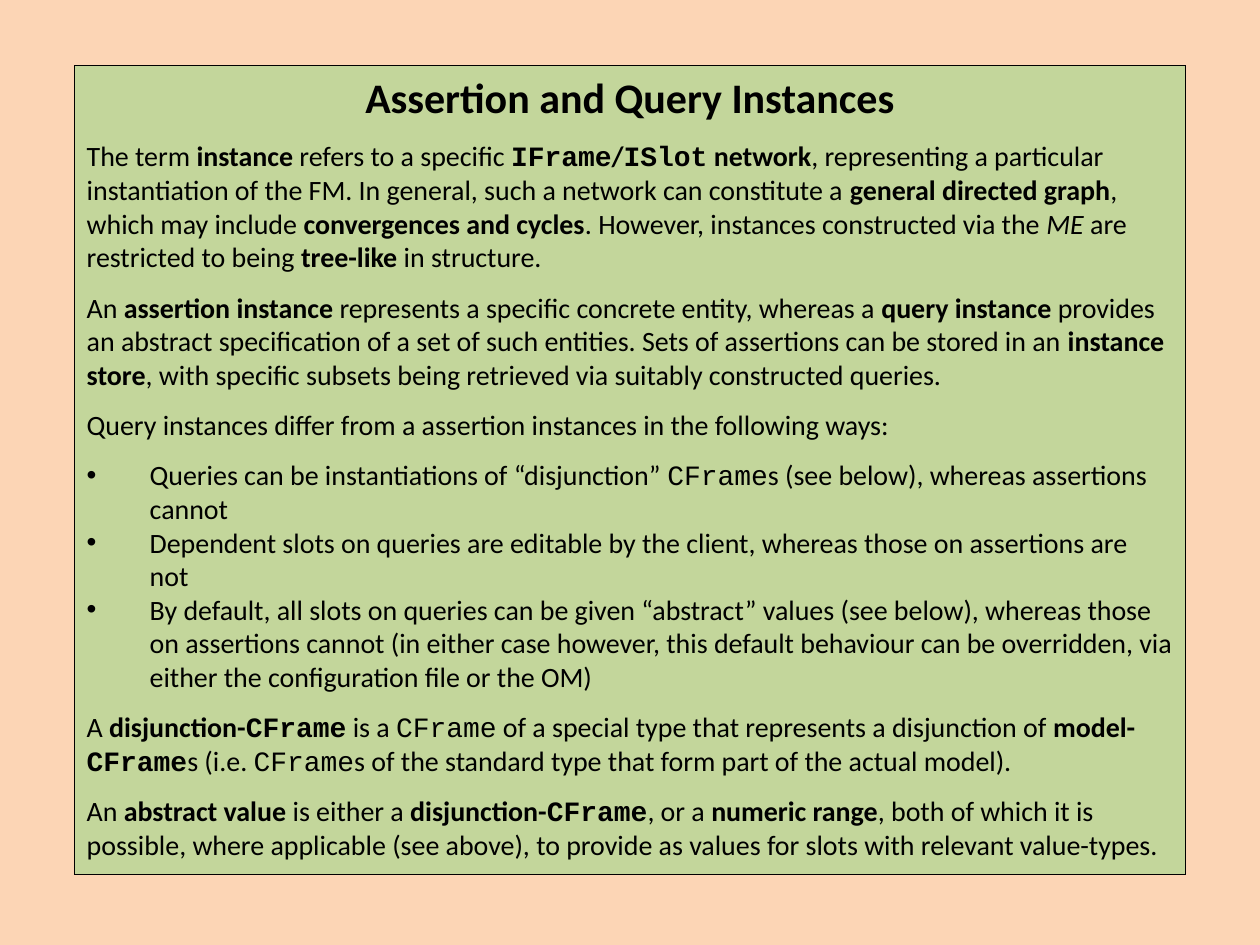
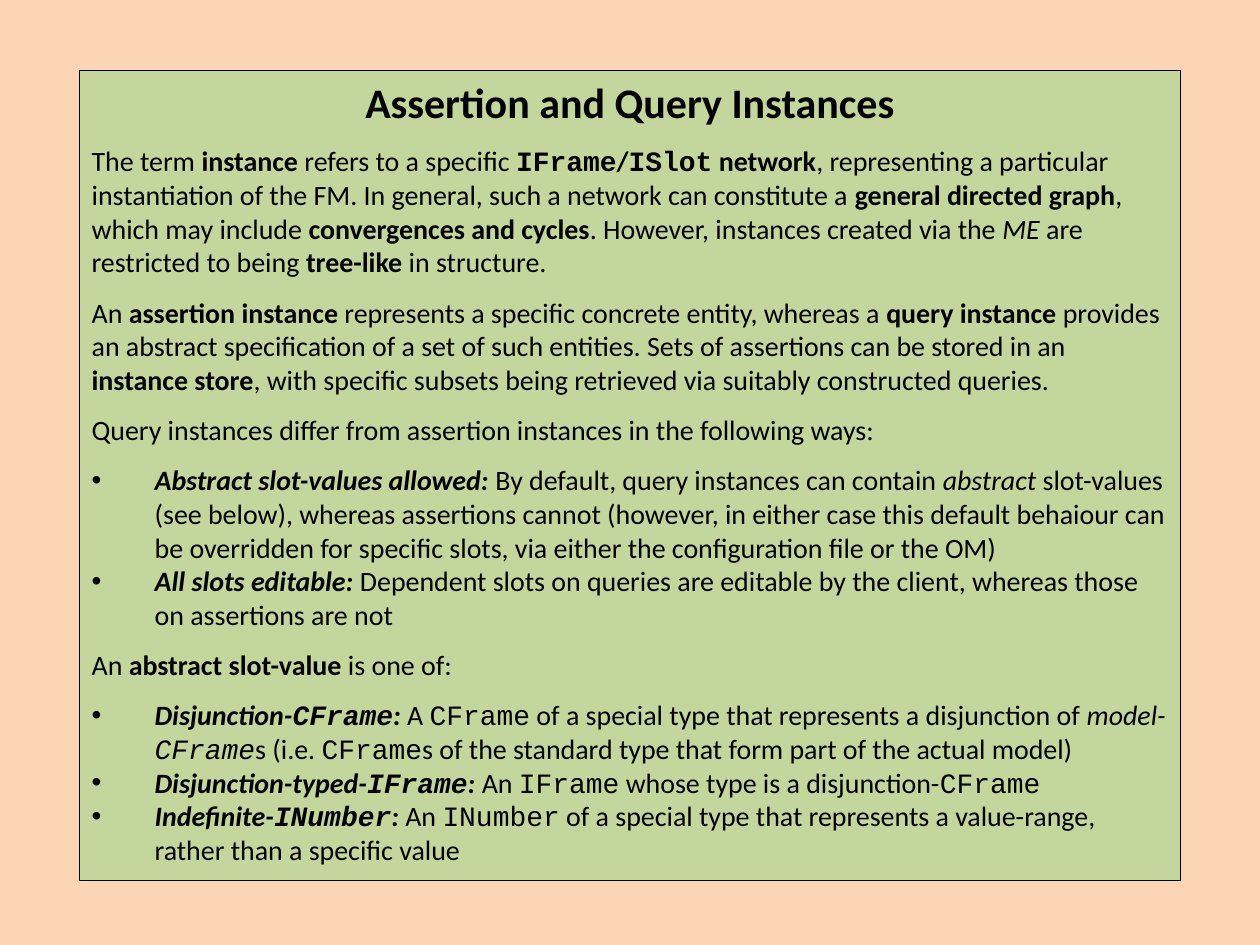
Before and after one commit to colin-puleston/mekon-hobo, a slide deck: slide 30 of docs/MEKON-HOBO Introductory Tutorial.pptx (slide 29 before the commit). Drawn at 1260x945 pixels with LibreOffice and Linux fonts; fonts in the diff are those of the drawing. Boxes give left, top, right and bottom in pixels: in the first picture for what was removed or moved away, otherwise in the second. Text is boxed around its words. In the diff, an @@ line names an element or a change of style, - is before the commit and + after.

```diff
--- a/docs/MEKON-HOBO Introductory Tutorial.pptx
+++ b/docs/MEKON-HOBO Introductory Tutorial.pptx
@@ rectangle "Assertion and Query Instances": place and size @@
-rectangle "Assertion and Query Instances" at [74, 66, 1186, 874]
+rectangle "Assertion and Query Instances" at [79, 71, 1181, 881]
@@ text in rectangle at [92, 151, 1123, 277]: text changed @@
-The term instance refers to a specific IFrame/ISlot network, representing a particular instantiation of the FM. In general, such a network can constitute a general directed graph, which may include convergences and cycles. However, instances constructed via the ME are restricted to being tree-like in structure.
+The term instance refers to a specific IFrame/ISlot network, representing a particular instantiation of the FM. In general, such a network can constitute a general directed graph, which may include convergences and cycles. However, instances created via the ME are restricted to being tree-like in structure.
@@ text in rectangle at [92, 420, 1166, 865]: text changed @@
-Query instances differ from a assertion instances in the following ways:
-• Queries can be instantiations of “disjunction” CFrames (see below), whereas assertions cannot
-• Dependent slots on queries are editable by the client, whereas those on assertions are not
-• By default, all slots on queries can be given “abstract” values (see below), whereas those on assertions cannot (in either case however, this default behaviour can be overridden, via either the configuration file or the OM)
-A disjunction-CFrame is a CFrame of a special type that represents a disjunction of model-CFrames (i.e. CFrames of the standard type that form part of the actual model).
-An abstract value is either a disjunction-CFrame, or a numeric range, both of which it is possible, where applicable (see above), to provide as values for slots with relevant value-types.
+Query instances differ from assertion instances in the following ways:
+• Abstract slot-values allowed: By default, query instances can contain abstract slot-values (see below), whereas assertions cannot (however, in either case this default behaiour can be overridden for specific slots, via either the configuration file or the OM)
+• All slots editable: Dependent slots on queries are editable by the client, whereas those on assertions are not
+An abstract slot-value is one of:
+• Disjunction-CFrame: A CFrame of a special type that represents a disjunction of model-CFrames (i.e. CFrames of the standard type that form part of the actual model)
+• Disjunction-typed-IFrame: An IFrame whose type is a disjunction-CFrame
+• Indefinite-INumber: An INumber of a special type that represents a value-range, rather than a specific value
```
Also in this commit, not shown: 7 other slides changed, 9 slides added, 6 slides removed.
